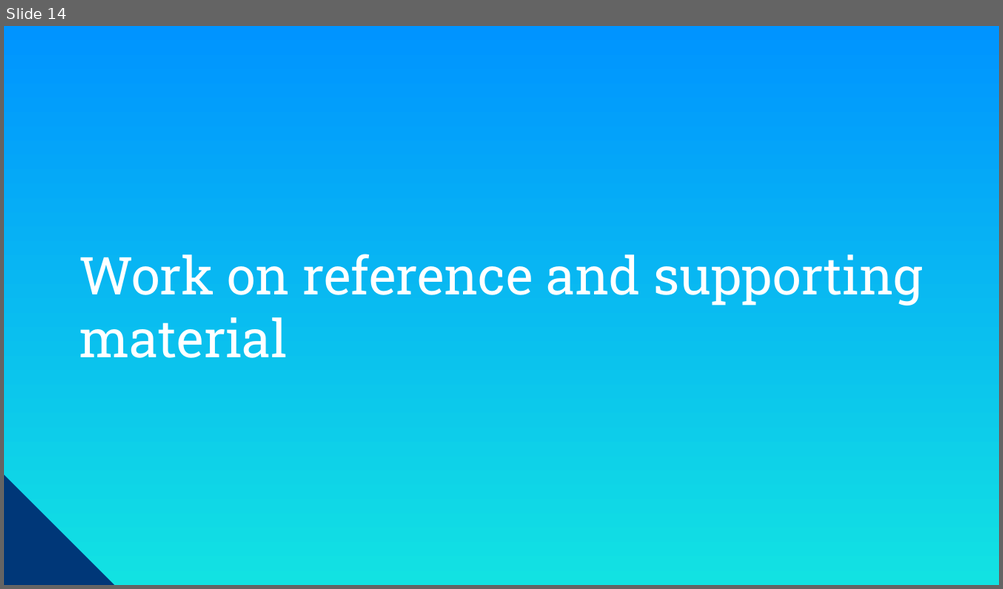
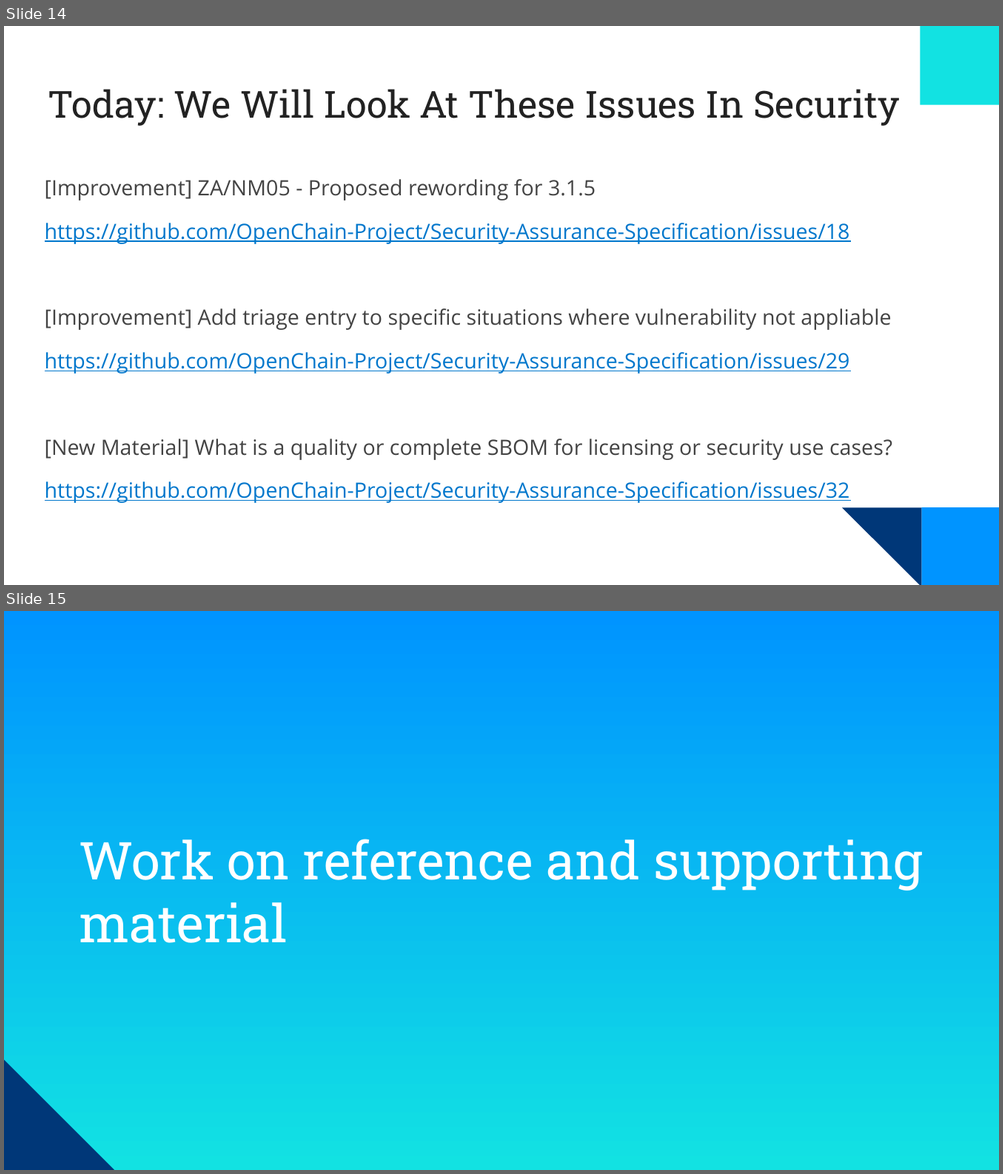
Before and after one commit to OpenChain-Project/Meeting-Slides, a slide deck: Slides/OpenChain-Monthly-Meeting-2024-03-19.pptx. Shown one above the other, each under a label of ours: slide 14 before the commit, slides 14 and 15 after it. The pictures are 1003x589 and 1003x1174 pixels, drawn with LibreOffice and Linux fonts; fonts in the diff are those of the drawing; background and template pictures are left out. Boxes give left, top, right and bottom in pixels: in the first picture for what was removed or moved away, otherwise in the second. Text is boxed around its words. In the diff, an @@ line names an element or a change of style, - is before the commit and + after.

```diff
--- a/Slides/OpenChain-Monthly-Meeting-2024-03-19.pptx
+++ b/Slides/OpenChain-Monthly-Meeting-2024-03-19.pptx
@@ slide 14 added at (4, 26, 999, 585), background #FFFFFF @@
@@ rectangle added at (920, 26, 999, 104), fill #12E2E2 @@
@@ title added at (48, 89, 899, 126), 27 pt, text #222222 @@
+Today: We Will Look At These Issues In Security
@@ text added at (45, 179, 892, 503), 15.3 pt, text #0077CC, underline @@
+[Improvement] ZA/NM05 - Proposed rewording for 3.1.5
+https://github.com/OpenChain-Project/Security-Assurance-Specification/issues/18
+[Improvement] Add triage entry to specific situations where vulnerability not appliable
+https://github.com/OpenChain-Project/Security-Assurance-Specification/issues/29
+[New Material] What is a quality or complete SBOM for licensing or security use cases?
+https://github.com/OpenChain-Project/Security-Assurance-Specification/issues/32
@@ right triangle added at (842, 508, 921, 585), fill #003778 @@
@@ rectangle added at (921, 508, 999, 585), fill #0094FF @@
@@ what was slide 14 is now slide 15 @@
```
Also in this commit, not shown: 2 slides changed.
